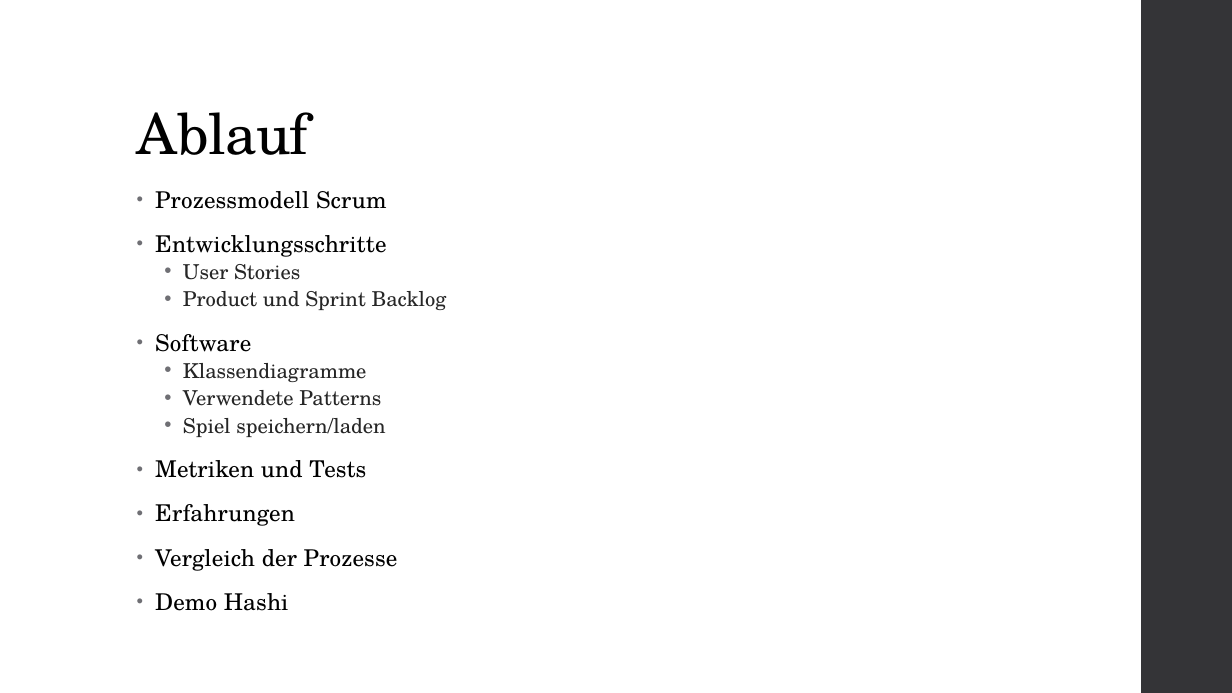
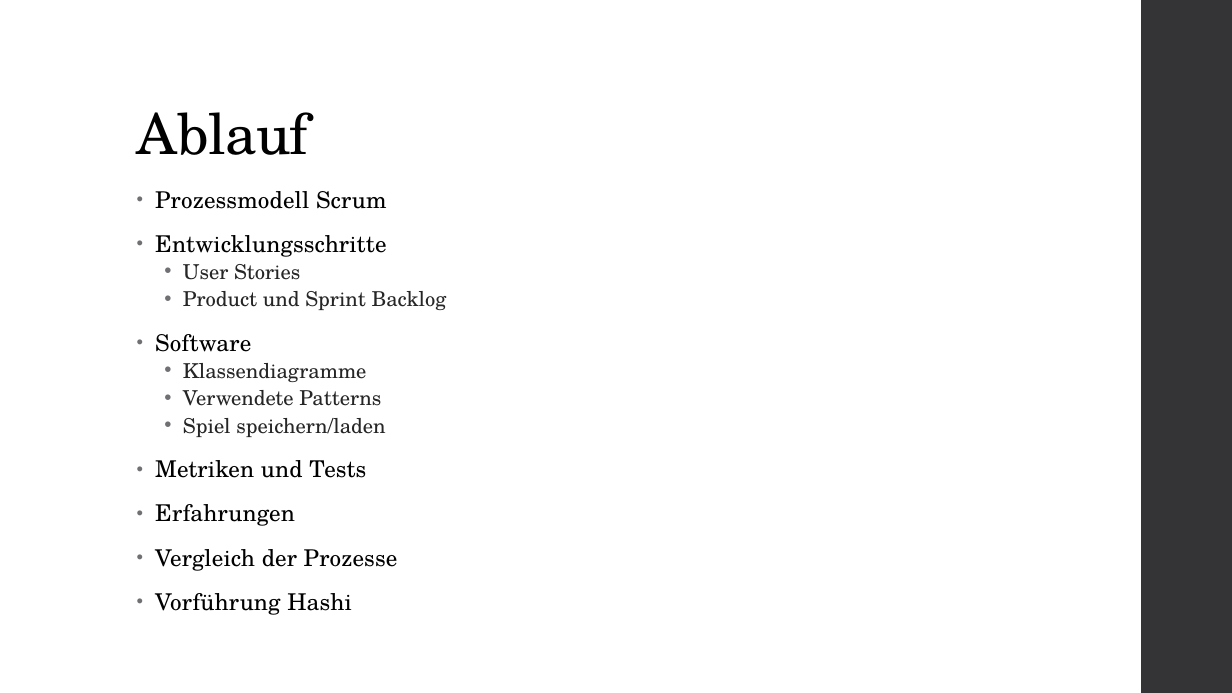
Before and after one commit to SWEHashiSG/hashi, a slide deck: slide 2 of documentation/Präsentation_Hashi_TeamSG.pptx. Drawn at 1232x693 pixels with LibreOffice and Linux fonts; fonts in the diff are those of the drawing. Boxes give left, top, right and bottom in pixels: in the first picture for what was removed or moved away, otherwise in the second. Text is boxed around its words. In the diff, an @@ line names an element or a change of style, - is before the commit and + after.

```diff
--- a/documentation/Präsentation_Hashi_TeamSG.pptx
+++ b/documentation/Präsentation_Hashi_TeamSG.pptx
@@ text at (x1=155, y1=593, x2=352, y2=615): text changed @@
-• Demo Hashi
+• Vorführung Hashi
```
Also in this commit, not shown: 1 other slide changed.
